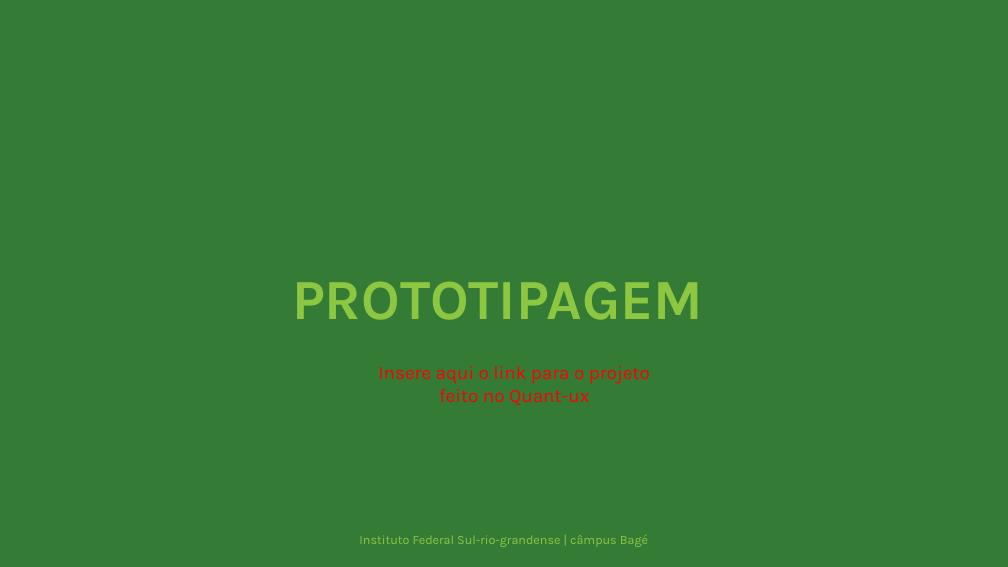
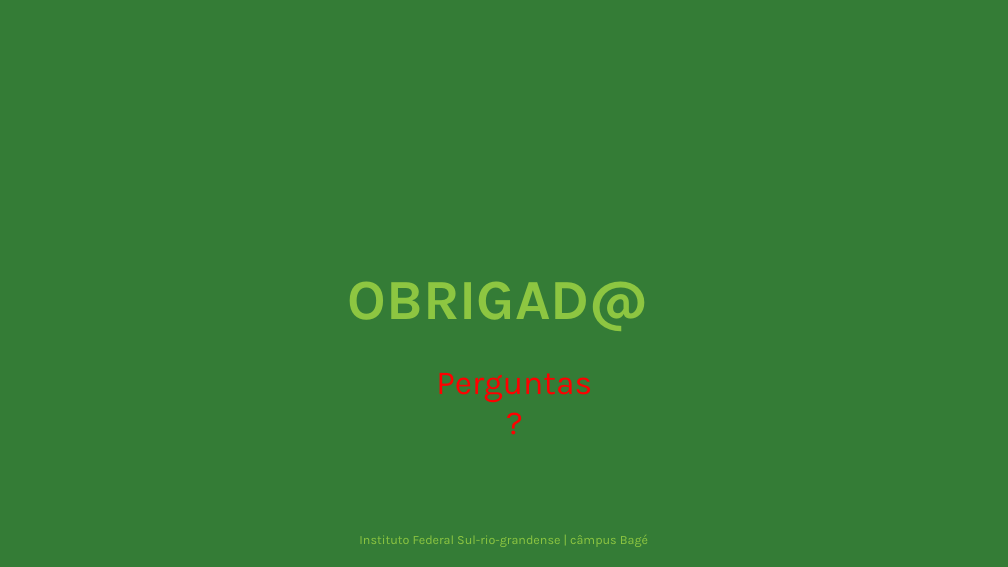
Before and after one commit to fpratescamargo/Projeto-de-Software, a slide deck: slide 6 of Apresentação_SeminarioII.pptx (slide 7 before the commit). Drawn at 1008x567 pixels with LibreOffice and Linux fonts; fonts in the diff are those of the drawing; grey boxes stand for pictures. Boxes give left, top, right and bottom in pixels: in the first picture for what was removed or moved away, otherwise in the second. Text is boxed around its words. In the diff, an @@ line names an element or a change of style, - is before the commit and + after.

```diff
--- a/Apresentação_SeminarioII.pptx
+++ b/Apresentação_SeminarioII.pptx
@@ text at box(348, 281, 648, 331): text changed @@
-PROTOTIPAGEM
+OBRIGAD@
@@ text at box(436, 373, 592, 403): text changed; size 18 to 32 pt @@
-Insere aqui o link para o projeto feito no Quant-ux
+Perguntas
+?
```
Also in this commit, not shown: 1 other slide changed, 2 slides removed.
